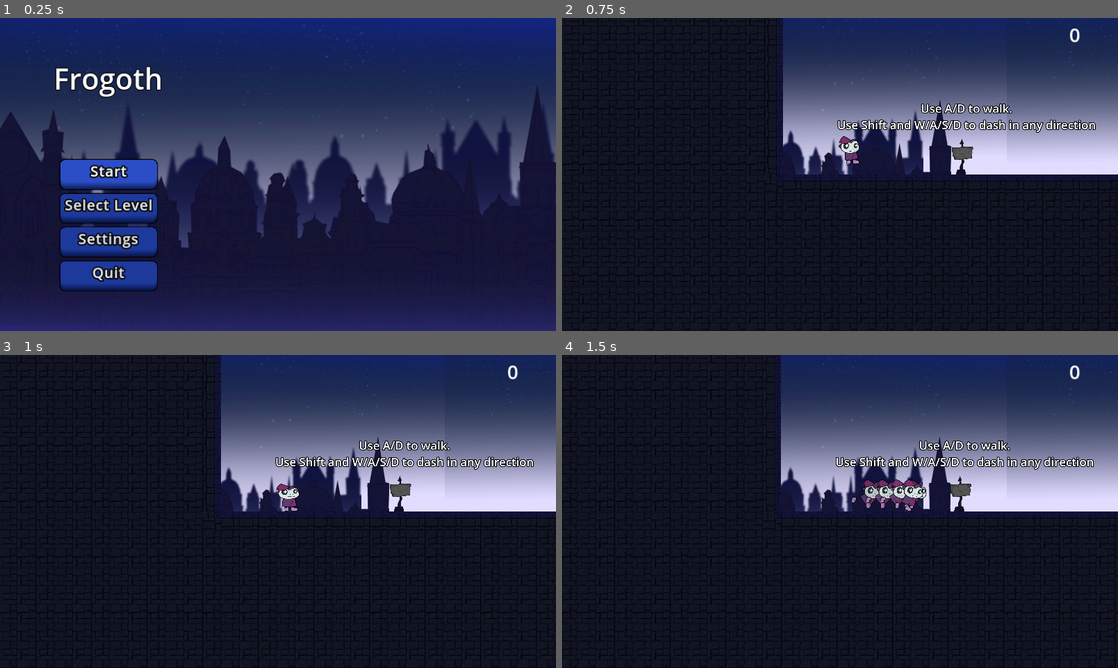
Above: before the commit, frames 1-4 (two rows, left to right).
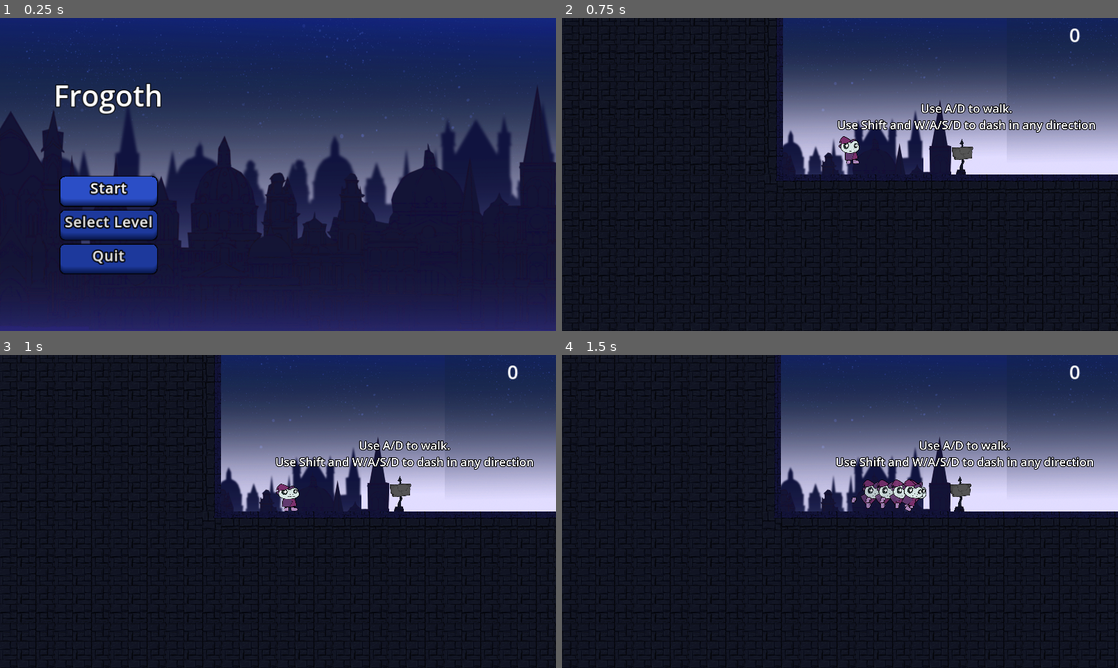
Above: after the commit, the same moments.

Repository: DerBrotDoktor/Frogoth
Game: Godot game, scene res://scenes/main/main.tscn
The game is run twice, just before and just after one commit, with the same random seed, the same clock (stepped at 60 frames per second) and the same inputs.
Inputs:
- Up to frame 1 (0.25 s): no input
- Up to frame 2 (0.75 s): click "Start" at 0.5 s
- Up to frame 3 (1 s): no input
- Up to frame 4 (1.5 s): hold D (right) from 1.28 s (still down); tap Shift (dash) at 1.35 s

The runs differ from the first frame. In frame 1, 7.0% of the frame differs, in the area x 9-29%, y 15-88%; in frame 2, nothing differs; in frame 3, nothing differs; in frame 4, nothing differs.

Commit message:
Fixed: Player moving when dashing without direction

Diff:
--- a/scenes/menus/main_menu.tscn
+++ b/scenes/menus/main_menu.tscn
@@ -135,6 +135,7 @@
 text = "Select Level"
 
 [node name="SettingsButton" type="Button" parent="VerticalContainer"]
+visible = false
 custom_minimum_size = Vector2(200, 60)
 layout_mode = 2
 size_flags_horizontal = 4
--- a/scenes/player/player.gd
+++ b/scenes/player/player.gd
@@ -81,8 +81,9 @@
 			$Animation.flip_h = true
 			if is_on_floor():
 				play_animation("walk")
-	elif not $DashDelay.is_stopped():
-		velocity.x = lerpf(velocity.x, normal_speed, dash_deceleration*delta)
+	elif (not $DashDelay.is_stopped()):
+		if not dash_direction.x == 0:
+			velocity.x = lerpf(velocity.x, normal_speed, dash_deceleration*delta)
 		velocity.y = lerpf(velocity.y, 0, dash_deceleration*delta*2)
 	elif can_move:
 			velocity.x = lerpf(velocity.x, 0, deceleration)
